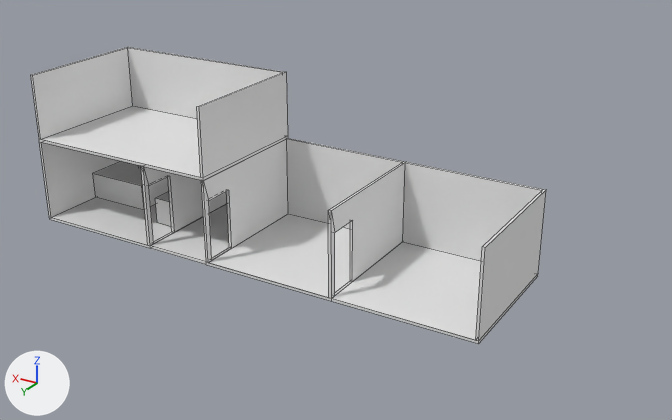
Before and after pictures for a commit that changed the FBX model Assets/Mesh/RoomScale.fbx.
Both versions are drawn from a 50 mm camera at (-23.5, 24.7, 14.3) aimed at (-8.6, -0.1, 1.9). Every picture has the same lights, and +X, +Y and +Z are marked at lower left. Mesh edges are drawn as thin lines. Where no turn or scale is listed for an object, it has been applied to the vertices.

Names of what the first picture shows: 'Basement', 'Boy_Bedroom', 'Cube.001', 'Girl_Bedroom', 'Girl_Bedroom.001', 'Hallway'.
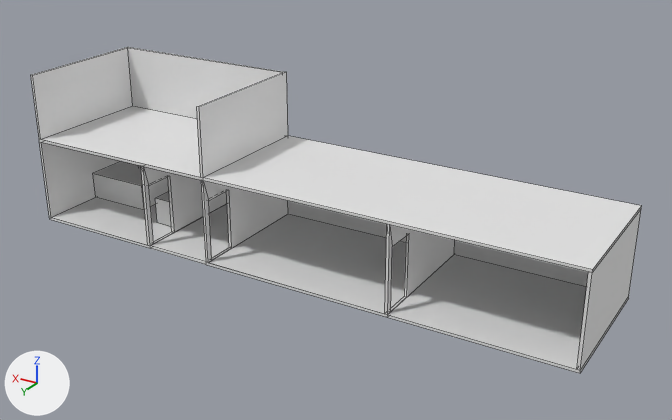
Pixel boxes [x1, y1, x2, y2] of what changed, in the pictures (672 x 420 px; the box of a moved part takes in the faces that stretch with it):
'Girl_Bedroom.001', reshaped, moved
    before: [332, 162, 546, 344]
    after: [387, 210, 641, 373]
'Girl_Bedroom', reshaped
    before: [201, 138, 405, 301]
    after: [201, 180, 455, 317]
'Ceiling', added
    after: [203, 136, 641, 273]
part 1 of me_plane_003, moved or reshaped
    before: [207, 138, 405, 301]
    after: [207, 201, 455, 317]

The edits, one by one:
me_plane_011 has 17 vertices, 15 faces and spans x -2.5..2.5, y -2.5..2.5, z 0.0..3.1.
me_plane_011 is used by ob_girl_bedroom_001; location (-12.5, 0.0, 0.0).
me_plane_011 part 2: all 10 vertices in x -2.5..-2.4, y -2.5..2.5, z 0.0..3.1 are moved by (-1.0, 0.0, 0.0).
me_plane_003 has 36 vertices, 29 faces and spans x -2.5..2.5, y -2.5..2.5, z 0.0..3.1.
me_plane_003 is used by ob_girl_bedroom; location (-7.5, 0.0, 0.0).
me_plane_003 part 1: all 18 vertices in x -2.5..-2.4, y -2.5..2.5, z 0.0..3.1 are moved by (-2.0, 0.0, 0.0).
Mesh me_plane_012 is new.
It is a box spanning x -1.0..11.9, y -4.0..1.0, z 0.0..0.1.
Object 'Girl_Bedroom.001' (ob_girl_bedroom_001) moves from (-12.5, 0.0, 0.0) to (-14.5, 0.0, 0.0).
Object 'Ceiling' (ob_ceiling) is new; it shows me_plane_012.
Its location is (-17.0, 1.5, 3.1).
